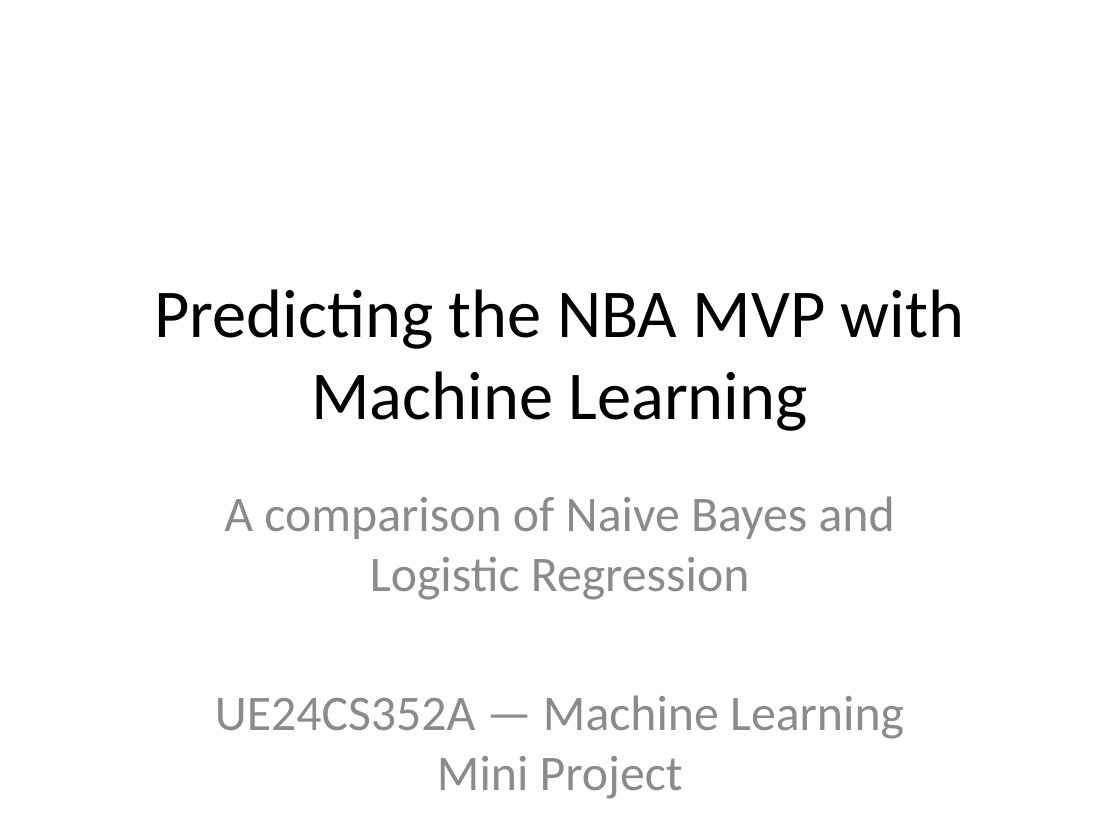
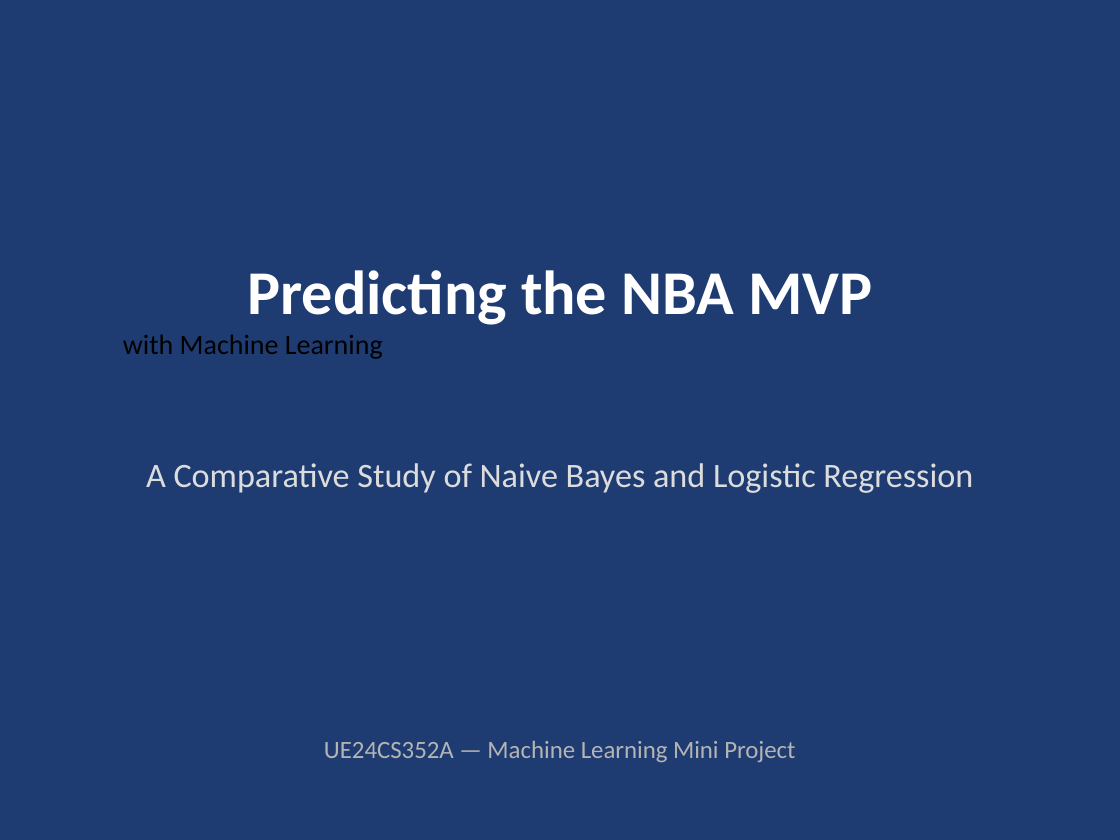
Before and after one commit to Nami-181/nba-mvp-ml, a slide deck: slide 1 of reports/presentation/NBA_MVP_Prediction.pptx. Drawn at 1120x840 pixels with LibreOffice and Linux fonts; fonts in the diff are those of the drawing. Boxes give left, top, right and bottom in pixels: in the first picture for what was removed or moved away, otherwise in the second. Text is boxed around its words. In the diff, an @@ line names an element or a change of style, - is before the commit and + after.

```diff
--- a/reports/presentation/NBA_MVP_Prediction.pptx
+++ b/reports/presentation/NBA_MVP_Prediction.pptx
@@ background #FFFFFF to #1E3C72 @@
@@ text "Predicting the NBA MVP" at (123,270,872,359): vertical alignment middle to top @@
@@ text at (123,270,872,359): text changed; size 44 to 40 pt; text colour #000000 to #FFFFFF; bold on @@
-Predicting the NBA MVP with Machine Learning
+Predicting the NBA MVP
+with Machine Learning
@@ text at (146,463,973,493): text changed; size 32 to 22 pt; text colour #8C8C8C to #DCDCDC @@
-A comparison of Naive Bayes and Logistic Regression
-UE24CS352A — Machine Learning Mini Project
+A Comparative Study of Naive Bayes and Logistic Regression
@@ text added at (324,741,795,762), 16 pt, text #B4B4B4 @@
+UE24CS352A — Machine Learning Mini Project
```
Also in this commit, not shown: 6 other slides changed, 21 slides added, 6 slides removed, 8 other files.
